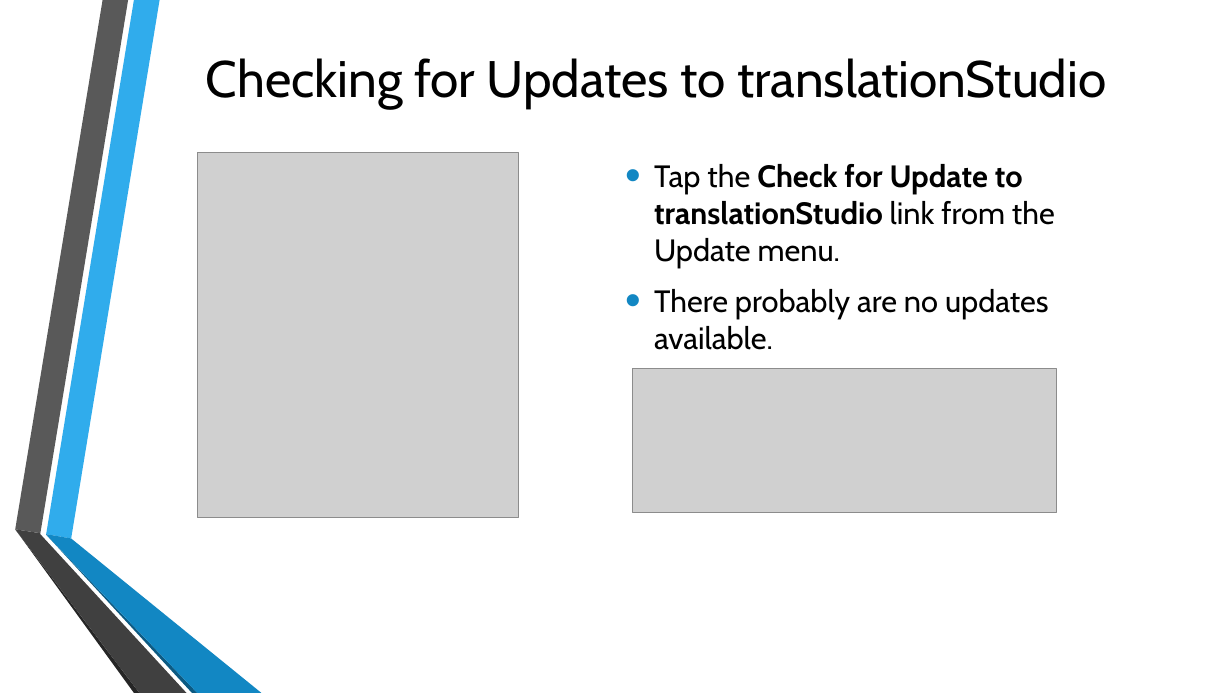
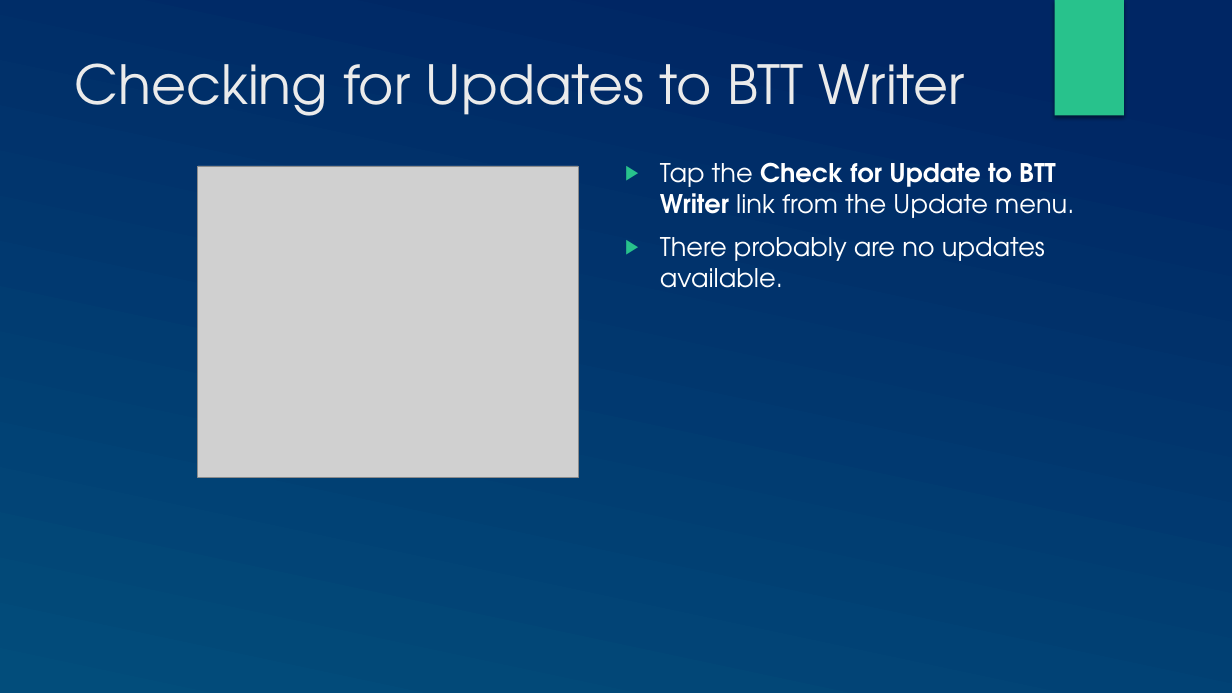
Before and after one commit to mondele/btt-writer-docs, a slide deck: slide 9 of docs/AUpdate.pptx. Drawn at 1232x693 pixels with LibreOffice and Linux fonts; fonts in the diff are those of the drawing; grey boxes stand for pictures; background and template pictures are left out. Boxes give left, top, right and bottom in pixels: in the first picture for what was removed or moved away, otherwise in the second. Text is boxed around its words. In the diff, an @@ line names an element or a change of style, - is before the commit and + after.

```diff
--- a/docs/AUpdate.pptx
+++ b/docs/AUpdate.pptx
@@ background picture (left out) to gradient #002664 to #024E7B @@
@@ rectangle added at [1055, 0, 1124, 116], fill #28C28C @@
@@ title "Checking for Updates to BTT ..." at [75, 63, 965, 116]: vertical alignment middle to top @@
@@ title at [75, 63, 965, 116]: text changed; size 40 to 42 pt; font Cabin to TeX Gyre Adventor; text colour #000000 to #EBEBEB @@
-Checking for Updates to translationStudio
+Checking for Updates to BTT Writer
@@ picture: place and size @@
-picture at [198, 152, 518, 518]
+picture at [198, 166, 579, 478]
@@ text at [660, 162, 1074, 218]: text changed; size 24 to 20 pt; font Cabin to TeX Gyre Adventor; text colour #000000 to #FFFFFF; bold off @@
-• Tap the Check for Update to translationStudio link from the Update menu.
+▶ Tap the Check for Update to BTT Writer link from the Update menu.
@@ text at [660, 237, 1045, 288]: size 24 to 20 pt, font Cabin to TeX Gyre Adventor, text colour #000000 to #FFFFFF in "There probably are no updates available."; bullet • to ▶; bullet colour #1287C3 to #28C28C @@
@@ picture removed at [632, 369, 1056, 512] @@
@@ group removed at [15, 0, 262, 693]: 6 freeform shapes @@
```
Also in this commit, not shown: 9 other slides changed, 17 other files.
